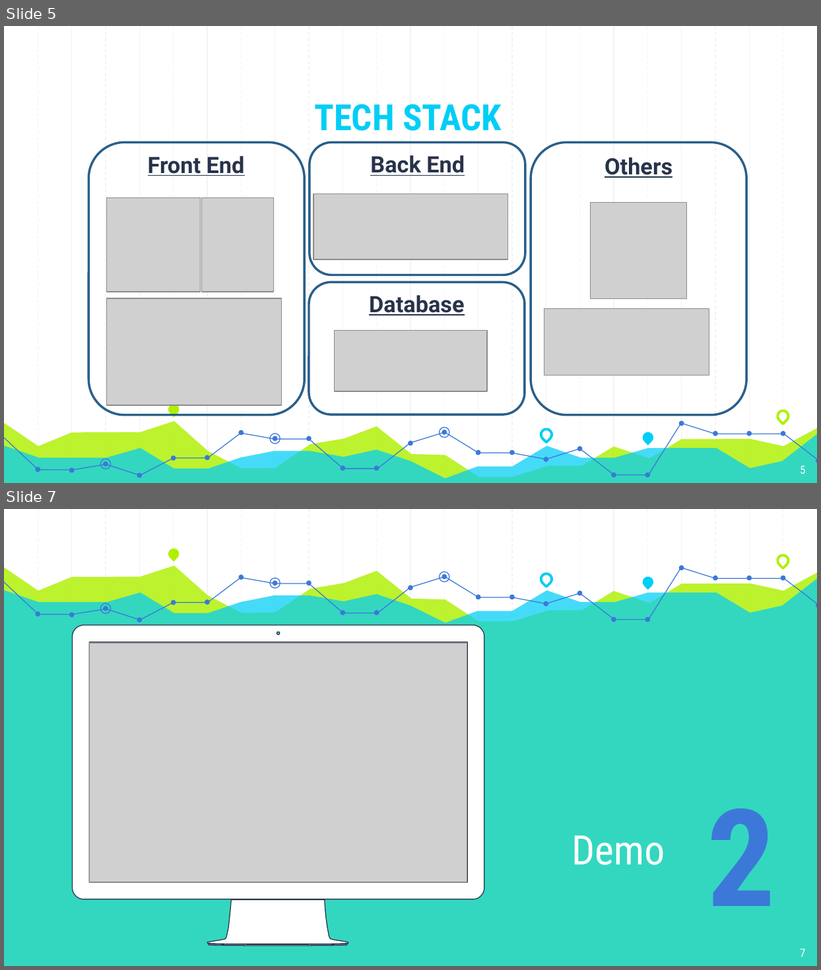
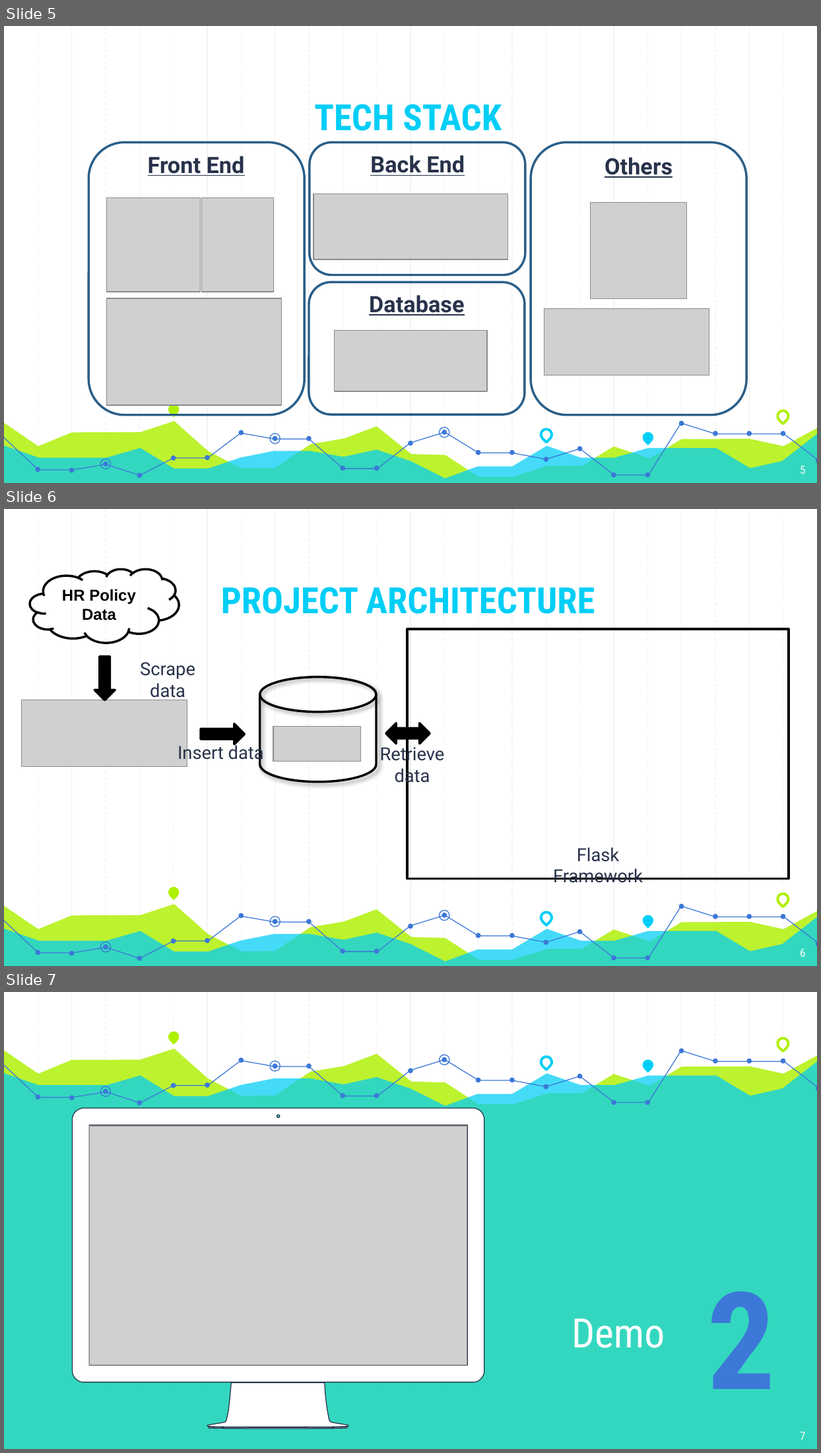
Before and after one commit to Andyayk/app, a slide deck: Graph Based Search.pptx. Shown one above the other, each under a label of ours: slides 5 and 7 before the commit, slides 5, 6 and 7 after it; the slides between them are not shown. The pictures are 821x970 and 821x1453 pixels, drawn with LibreOffice and Linux fonts; fonts in the diff are those of the drawing; grey boxes stand for pictures. Boxes give left, top, right and bottom in pixels: in the first picture for what was removed or moved away, otherwise in the second. Text is boxed around its words. In the diff, an @@ line names an element or a change of style, - is before the commit and + after.

Commit message:
- update presentation

```diff
--- a/Graph Based Search.pptx
+++ b/Graph Based Search.pptx
@@ slide 6 added at (4, 509, 817, 966), background #FFFFFF; not listed: 59 template elements that a slide beside it also shows @@
@@ cloud added at (30, 569, 179, 643), outline #000000 2 pt, 14 pt, text #000000, bold @@
+HR Policy Data
@@ title added at (221, 587, 595, 614), 32 pt, text #00CEF6, bold @@
+PROJECT ARCHITECTURE
@@ rectangle added at (407, 629, 789, 879), outline #000000 2 pt @@
@@ down arrow added at (94, 656, 115, 700), fill #000000, outline #000000 2 pt @@
@@ text added at (140, 662, 195, 702), 16 pt, text #28324A @@
+Scrape data
@@ cylinder added at (260, 677, 376, 782), outline #000000 2 pt @@
@@ picture added at (22, 700, 187, 767) @@
@@ right arrow added at (201, 723, 245, 744), fill #000000, outline #000000 2 pt @@
@@ picture added at (273, 726, 361, 761) @@
@@ left right arrow added at (386, 723, 430, 744), fill #000000, outline #000000 2 pt @@
@@ text added at (178, 743, 264, 764), 16 pt, text #28324A @@
+Insert data
@@ text added at (380, 744, 445, 787), 16 pt, text #28324A @@
+Retrieve data
@@ text added at (553, 848, 643, 883), 16 pt, text #28324A @@
+Flask Framework
@@ page number added at (800, 949, 805, 957), 10 pt, text #FFFFFF @@
+6
```
Also in this commit, not shown: 1 slide removed.
